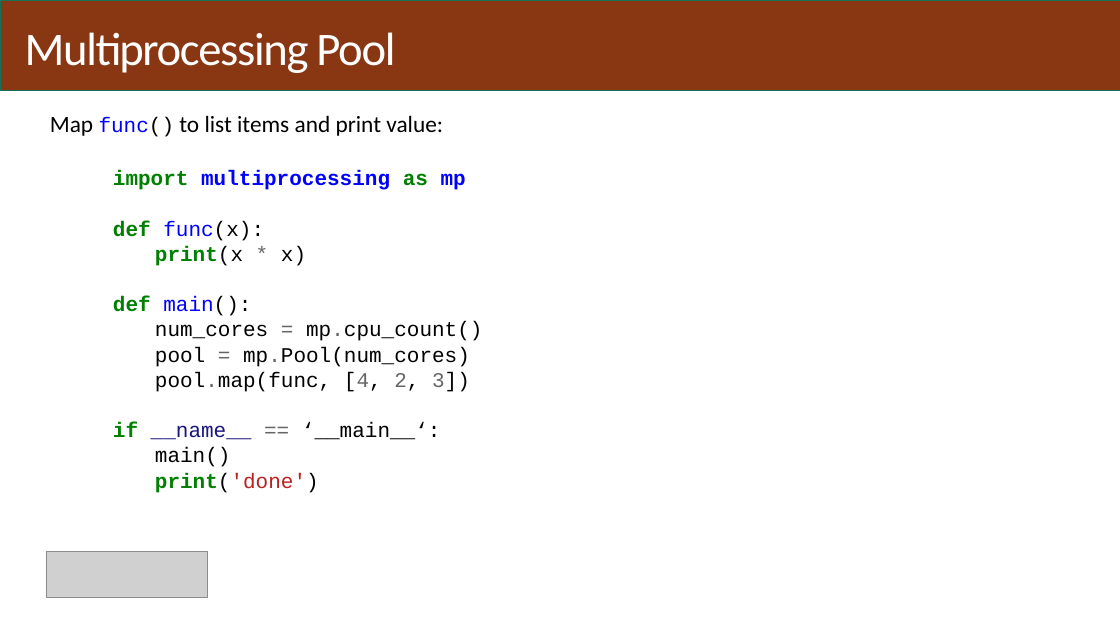
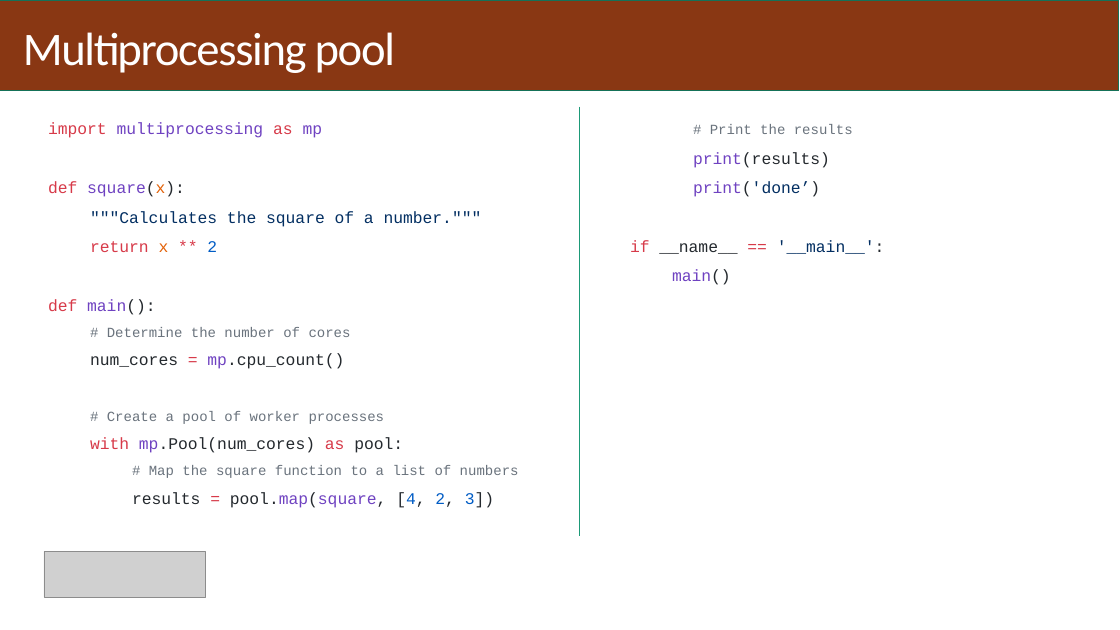
Before and after one commit to BangorUniversity/Research-Computing-Community, a slide deck: slide 23 of workshops/parallel_processing.pptx (slide 22 before the commit). Drawn at 1120x630 pixels with LibreOffice and Linux fonts; fonts in the diff are those of the drawing; grey boxes stand for pictures. Boxes give left, top, right and bottom in pixels: in the first picture for what was removed or moved away, otherwise in the second. Text is boxed around its words. In the diff, an @@ line names an element or a change of style, - is before the commit and + after.

```diff
--- a/workshops/parallel_processing.pptx
+++ b/workshops/parallel_processing.pptx
@@ title at [23,32,395,73]: text changed @@
-Multiprocessing Pool
+Multiprocessing pool
@@ text "import multiprocessing as mp" at [48,122,519,508]: columns 1 to 2 @@
@@ text at [50,115,443,137]: paragraph removed @@
-Map func() to list items and print value:
@@ line added from (579, 107) to (579, 536), #1D9A78 0.5 pt @@
@@ text at [48,122,344,369]: size 36 to 28 pt in "import multiprocessing as mp", "def main():", "num_cores = mp.cpu_count()", "main()"; text colour #008000 to #D73A49 in "import as", "def"; text colour #0000FF to #6F42C1 in "multiprocessing mp", "main():"; bold off in "import multiprocessing as mp", "def"; text colour #000000 to #24292E in "main():", "num_cores mp.cpu_count()", "main()"; text colour #666666 to #D73A49 in "="; text colour #000000 to #6F42C1 in "mp.cpu_count()", "main()"; text colour #666666 to #24292E in "mp.cpu_count()"; list level 4 to 1 in "import multiprocessing as mp"; line spacing 1 to 1.5; list level 4 to 1 in "def main():"; list level 6 to 3 in "num_cores = mp.cpu_count()"; list level 6 to 5 in "main()" @@
@@ text at [48,181,482,252]: text changed; size 36 to 28 pt; text colour #008000 to #032F62 @@
-      def func(x):
-          print(x * x)
+def square(x):
+    """Calculates the square of a number."""
+    return x ** 2
@@ text at [107,327,351,337]: paragraph added @@
+    # Determine the number of cores
@@ text at [90,411,519,508]: text changed; size 36 to 28 pt; text colour #000000 to #6A737D @@
-          pool = mp.Pool(num_cores)
-          pool.map(func, [4, 2, 3])
-      if __name__ == ‘__main__‘:
+    # Create a pool of worker processes
+    with mp.Pool(num_cores) as pool:
+        # Map the square function to a list of numbers
+        results = pool.map(square, [4, 2, 3])
+        # Print the results
+            print(results)
+            print('done’)
+        if __name__ == '__main__':
@@ text at [155,473,319,493]: paragraph removed @@
-          print('done')
```
Also in this commit, not shown: 31 other slides changed, 5 slides added, 4 slides removed.
